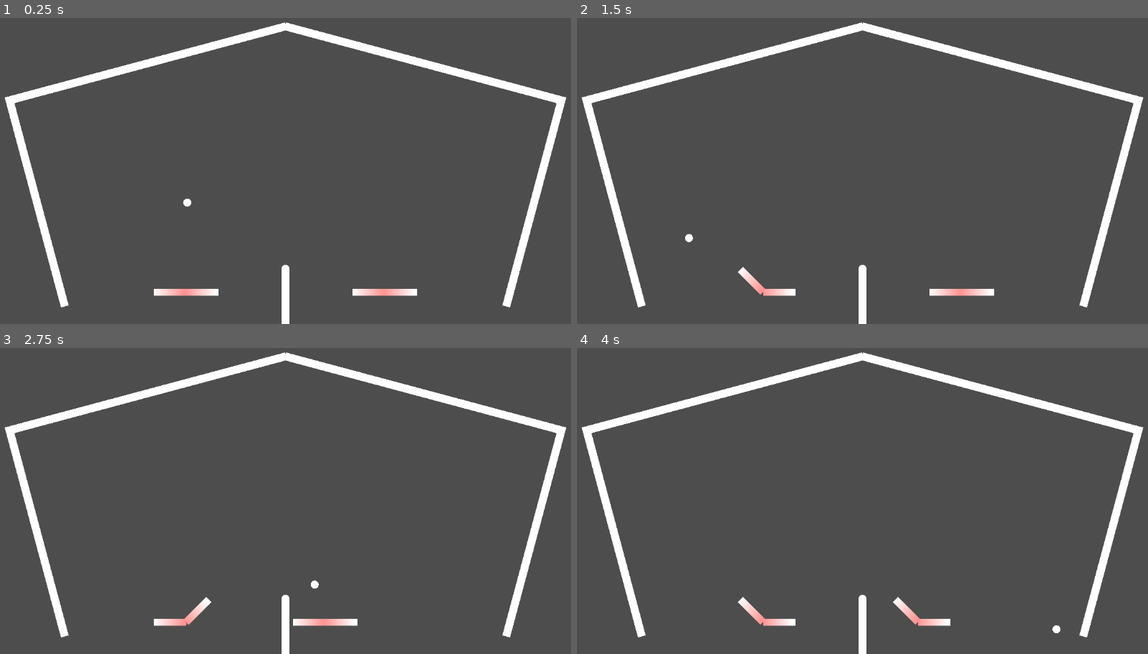
Above: before the commit, frames 1-4 (two rows, left to right).
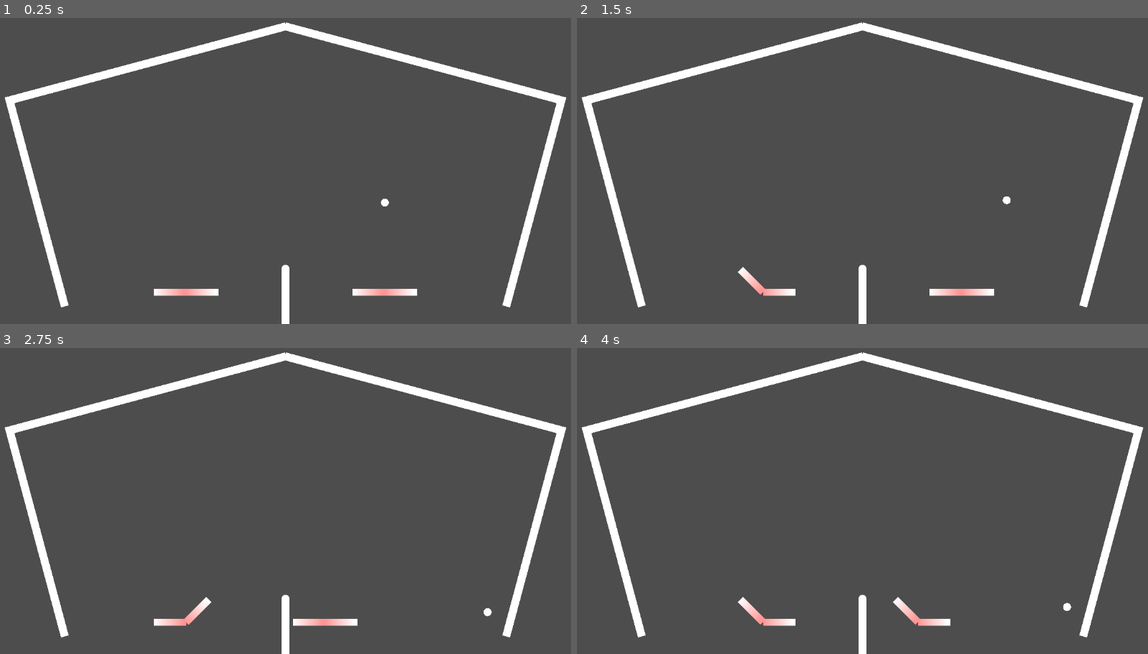
Above: after the commit, the same moments.

Repository: Skelothan/PinballPongReponged
Game: Godot game, scene res://Scenes/arena.tscn
Two runs of this game, one before a commit and one after it. Both use one fixed random seed, a clock stepped at 60 frames per second and the inputs below.
Inputs:
- Up to frame 1 (0.25 s): no input
- Up to frame 2 (1.5 s): hold G (p1_flip_right) 0.53-1.28 s; hold , (p2_flip_left) 0.53-1.28 s; hold F (p1_flip_left) from 1.28 s (still down); tap . (p2_flip_right) at 1.35 s
- Up to frame 3 (2.75 s): release F (p1_flip_left) at 2.03 s; hold G (p1_flip_right) from 2.03 s (still down); hold Left (p2_move_left) from 2.03 s (still down)
- Up to frame 4 (4 s): release Left (p2_move_left) at 2.78 s; tap Right (p2_move_right) at 2.85 s; tap Enter at 3.5 s; release G (p1_flip_right) at 3.53 s; hold F (p1_flip_left) from 3.53 s (still down); hold , (p2_flip_left) from 3.53 s (still down)

The runs differ from the first frame. In frame 1, less than 0.1% of the frame differs, in the area x 31-69%, y 59-62%; in frame 2, less than 0.1%; in frame 3, less than 0.1%, in the area x 54-87%, y 75-88%; in frame 4, less than 0.1%.

Commit message:
feat: WIP game manager, death barrier

Diff:
--- a/Objects/ball.gd
+++ b/Objects/ball.gd
@@ -3,5 +3,15 @@
 @export var gravity = 1.0
 var gravity_vector = Vector2(0, gravity)
 
+var reset_flag = false
+
 func _integrate_forces(state):
-	self.apply_force(gravity_vector)
+	if reset_flag:
+		state.linear_velocity = Vector2.ZERO
+		state.angular_velocity = 0
+		reset_flag = false
+	else:
+		self.apply_force(gravity_vector)
+
+func reset():
+	reset_flag = true
--- /dev/null
+++ b/Scenes/GameManager.gd
@@ -0,0 +1,56 @@
+extends Node2D
+
+@export var left_paddle: Node2D
+@export var right_paddle: Node2D
+@export var ball: Node2D
+
+@export var paddle_start_position = 250
+
+var p1_score = 0
+var p2_score = 0
+@export var points_to_win = 10
+@export var reset_round_delay = 4
+
+
+func _ready():
+	pass
+
+
+
+func reset_game():
+	p1_score = 0
+	p2_score = 0
+
+	reset_round()
+
+
+func give_point(player: int):
+	if player == 1:
+		p1_score += 1
+		await wait(reset_round_delay)
+		reset_round(2)
+	elif player == 2:
+		p2_score += 1
+		await wait(reset_round_delay)
+		reset_round(1)
+
+
+func wait(seconds):
+	await get_tree().create_timer(seconds)
+
+
+## Reset the round for the next serve.
+## Pass nothing to `serving_player` to randomize the player with the serve.
+## Otherwise, pass 1 or 2 to give that player the serve.
+func reset_round(serving_player=-1):
+	left_paddle.position = Vector2(-paddle_start_position, 250)
+	right_paddle.position = Vector2(paddle_start_position, 250)
+
+	if serving_player != 1 and serving_player != 2:
+		serving_player = randi_range(1, 2)
+	if serving_player == 1:
+		ball.position = Vector2(-paddle_start_position, -4)
+	elif serving_player == 2:
+		ball.position = Vector2(paddle_start_position, -4)
+	if ball.has_method("reset"):
+		ball.reset()
--- a/Scenes/arena.tscn
+++ b/Scenes/arena.tscn
@@ -1,5 +1,6 @@
-[gd_scene load_steps=10 format=3 uid="uid://c0uxhpt30u2gu"]
+[gd_scene load_steps=12 format=3 uid="uid://c0uxhpt30u2gu"]
 
+[ext_resource type="Script" uid="uid://dm04dnkydmo1c" path="res://Scenes/GameManager.gd" id="1_1v1nj"]
 [ext_resource type="PackedScene" uid="uid://ob0lbhmds5ll" path="res://Objects/Paddle.tscn" id="1_nnts3"]
 [ext_resource type="Texture2D" uid="uid://bxgbgb8xsavo3" path="res://Textures/PlainWhite_Texture.tres" id="2_1v1nj"]
 [ext_resource type="PackedScene" uid="uid://cgunkbo2tyaa6" path="res://Objects/Ball.tscn" id="3_kcpg1"]
@@ -8,7 +9,7 @@
 height = 38.0
 
 [sub_resource type="RectangleShape2D" id="RectangleShape2D_yokb4"]
-size = Vector2(20, 196)
+size = Vector2(20, 1351)
 
 [sub_resource type="CapsuleMesh" id="CapsuleMesh_35c7g"]
 
@@ -18,7 +19,10 @@
 
 [sub_resource type="RectangleShape2D" id="RectangleShape2D_csrox"]
 
-[node name="Node2D" type="Node2D"]
+[sub_resource type="RectangleShape2D" id="RectangleShape2D_1v1nj"]
+
+[node name="PinballPongArena" type="Node2D"]
+script = ExtResource("1_1v1nj")
 
 [node name="P1_Paddle" parent="." instance=ExtResource("1_nnts3")]
 position = Vector2(-250, 250)
@@ -51,7 +55,7 @@
 shape = SubResource("CapsuleShape2D_pbtuc")
 
 [node name="CollisionShape2D2" type="CollisionShape2D" parent="Net/CharacterBody2D"]
-position = Vector2(0, 107)
+position = Vector2(0, 684.5)
 shape = SubResource("RectangleShape2D_yokb4")
 
 [node name="MeshInstance2D" type="MeshInstance2D" parent="Net"]
@@ -66,7 +70,7 @@
 texture = ExtResource("2_1v1nj")
 
 [node name="Ball" parent="." instance=ExtResource("3_kcpg1")]
-position = Vector2(-247, -4)
+position = Vector2(250, -4)
 
 [node name="Walls" type="Node2D" parent="."]
 position = Vector2(0, 200)
@@ -134,3 +138,10 @@
 
 [node name="CollisionShape2D" type="CollisionShape2D" parent="Walls/RightSideWall/CharacterBody2D"]
 shape = SubResource("RectangleShape2D_csrox")
+
+[node name="DeathBarrier" type="CharacterBody2D" parent="."]
+position = Vector2(0, 1000)
+scale = Vector2(1000, 50)
+
+[node name="CollisionShape2D" type="CollisionShape2D" parent="DeathBarrier"]
+shape = SubResource("RectangleShape2D_1v1nj")
Not shown, added: Scenes/GameManager.gd.uid
